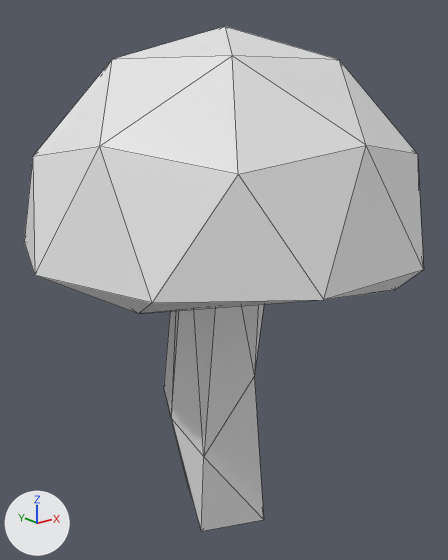
An edit to the FBX model Assets/LowPolyFantasyVillage/Models/Nature/Mushroom_04.fbx, drawn before and after from the same camera.
One viewpoint serves both versions: a camera (50 mm lens) standing at (-0.222, -0.276, 0.266) and looking at (0.001, 0.002, 0.154). Lighting does not change. The marker at lower left points along +X, +Y and +Z. Mesh edges are drawn as thin lines. Materials are left out; every surface is plain grey. Where no turn or scale is listed for an object, it has been applied to the vertices.

In view in the first picture: 'Mushroom_04'.
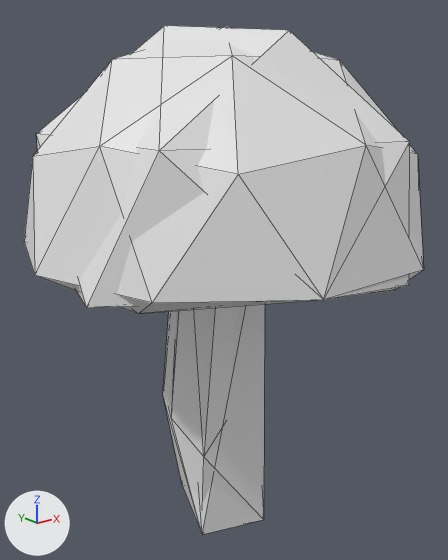
Where the newer file only moved an object's origin or applied its transform, the numbers keep the older frame.

Where the change shows, as pixel boxes (x1, y1, x2, y2) in the pictures (448 x 560 px):
'Mushroom_04_LOD1', added: after (36, 26, 410, 534)

Diff of the bpy script that builds the scene:
```diff
--- a/Assets/LowPolyFantasyVillage/Models/Nature/Mushroom_04.fbx.py
+++ b/Assets/LowPolyFantasyVillage/Models/Nature/Mushroom_04.fbx.py
@@ me_mesh_139 @@
+me_mesh_139.from_pydata(...)  # 25 vertices, 42 faces; spans x -0.109..0.113, y -0.11..0.105, z -0.002..0.295
@@ ob_mushroom_04_lod1 @@
+ob_mushroom_04_lod1 = bpy.data.objects.new('Mushroom_04_LOD1', me_mesh_139)
+ob_mushroom_04_lod1.location = (0.0, 0.0, 0.0)
```
